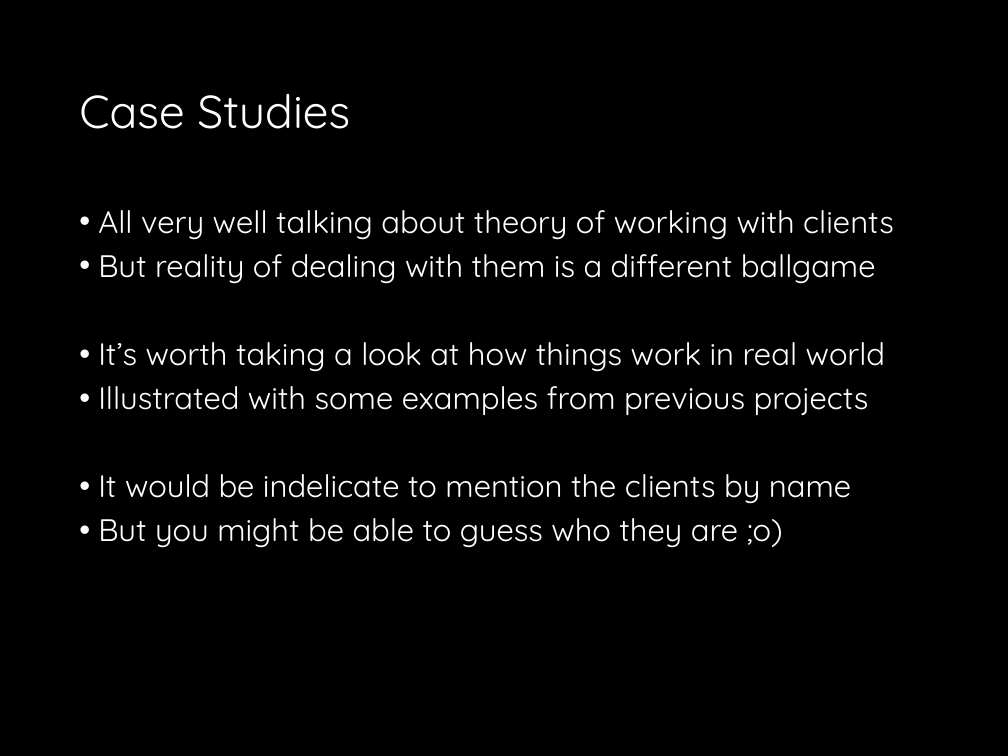
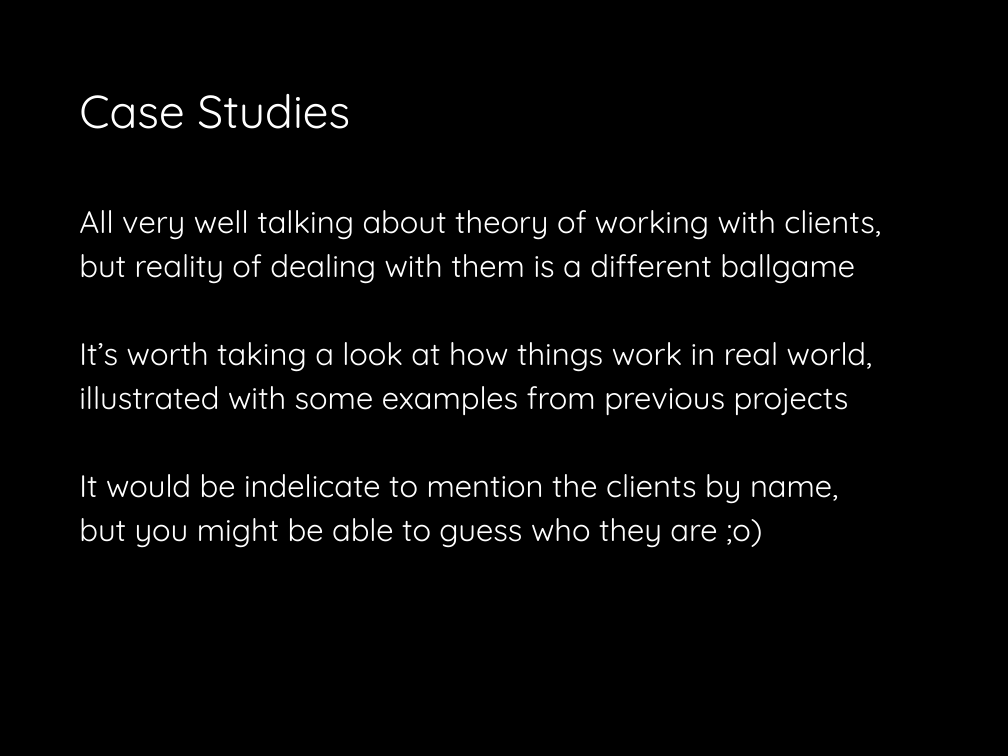
Before and after one commit to fossabot/SPE2018, a slide deck: slide 20 of Lecture Slides/03 Software Process.pptx. Drawn at 1008x756 pixels with LibreOffice and Linux fonts; fonts in the diff are those of the drawing. Boxes give left, top, right and bottom in pixels: in the first picture for what was removed or moved away, otherwise in the second. Text is boxed around its words. In the diff, an @@ line names an element or a change of style, - is before the commit and + after.

Commit message:
Tweaks

```diff
--- a/Lecture Slides/03 Software Process.pptx
+++ b/Lecture Slides/03 Software Process.pptx
@@ text at (x1=79, y1=210, x2=881, y2=548): text changed @@
-• All very well talking about theory of working with clients
-• But reality of dealing with them is a different ballgame
-• It’s worth taking a look at how things work in real world
-• Illustrated with some examples from previous projects
-• It would be indelicate to mention the clients by name
-• But you might be able to guess who they are ;o)
+All very well talking about theory of working with clients,
+but reality of dealing with them is a different ballgame
+It’s worth taking a look at how things work in real world,
+illustrated with some examples from previous projects
+It would be indelicate to mention the clients by name,
+but you might be able to guess who they are ;o)
```
Also in this commit, not shown: 7 other slides changed.
